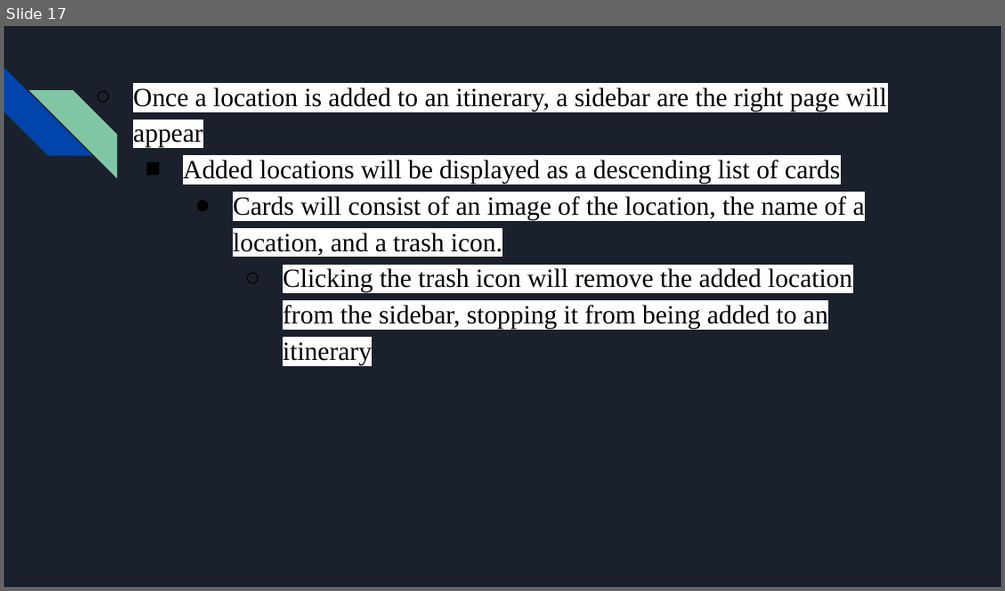
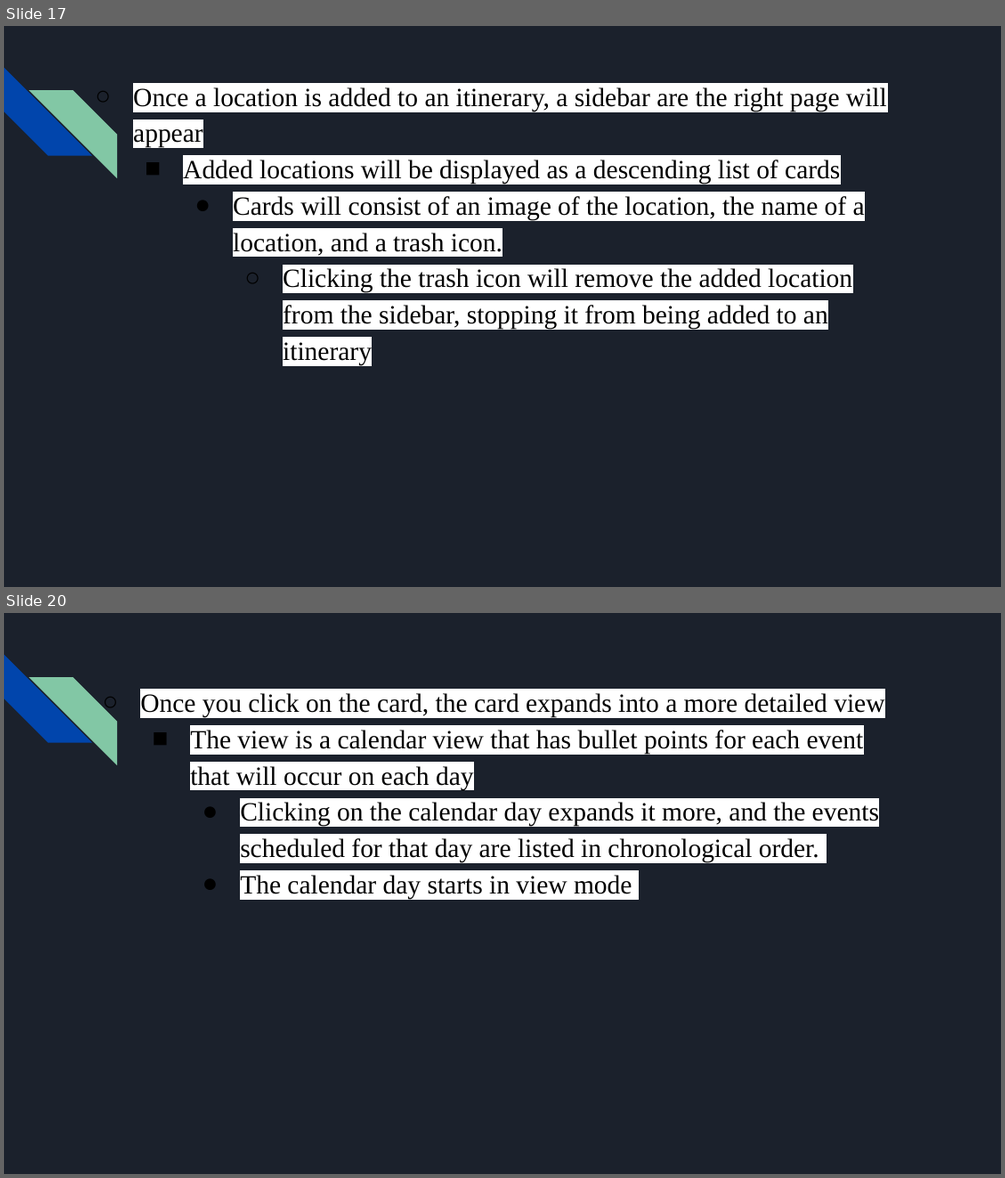
Before and after one commit to DustinWZook/Atlas-Itinerary, a slide deck: Documents/CSCI 4805 Project Requirements.pptx. Shown one above the other, each under a label of ours: slide 17 before the commit, slides 17 and 20 after it; the slides between them are not shown. The pictures are 1005x591 and 1005x1178 pixels, drawn with LibreOffice and Linux fonts; fonts in the diff are those of the drawing. Boxes give left, top, right and bottom in pixels: in the first picture for what was removed or moved away, otherwise in the second. Text is boxed around its words. In the diff, an @@ line names an element or a change of style, - is before the commit and + after.

```diff
--- a/Documents/CSCI 4805 Project Requirements.pptx
+++ b/Documents/CSCI 4805 Project Requirements.pptx
@@ slide 20 added at (4,613,1001,1174), background #1B212C; not listed: 2 template elements that a slide beside it also shows @@
@@ text added at (140,693,884,899), 19 pt, text #000000 @@
+  ○ Once you click on the card, the card expands into a more detailed view
+    ■ The view is a calendar view that has bullet points for each event that will occur on each day
+      ● Clicking on the calendar day expands it more, and the events scheduled for that day are listed in chronological order.
+      ● The calendar day starts in view mode
```
Also in this commit, not shown: 6 other slides added, 4 slides removed.
